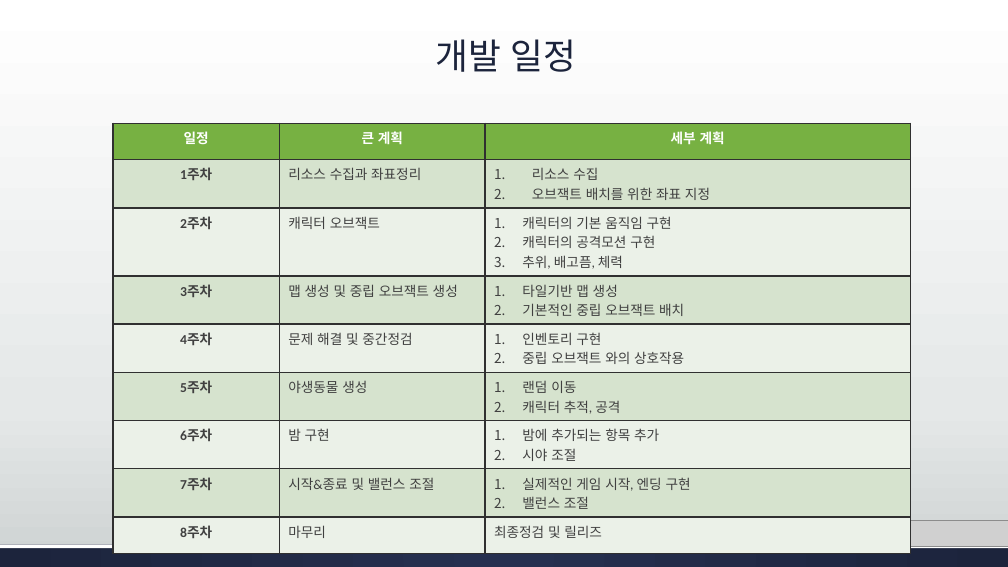
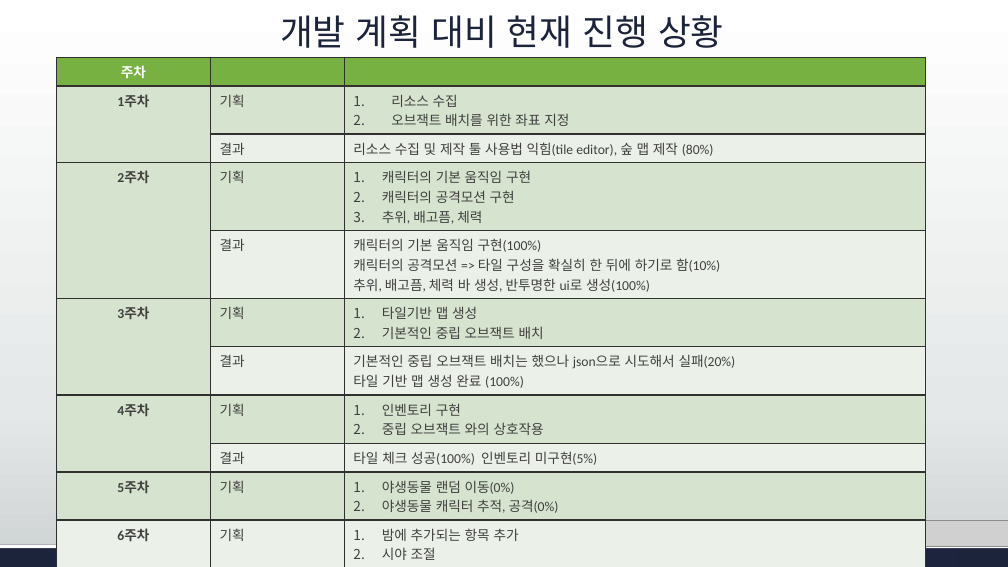
Before and after one commit to hong7760/2017_2DGP, a slide deck: slide 5 of 2012182039정홍래.pptx (slide 7 before the commit). Drawn at 1008x567 pixels with LibreOffice and Linux fonts; fonts in the diff are those of the drawing; grey boxes stand for pictures. Boxes give left, top, right and bottom in pixels: in the first picture for what was removed or moved away, otherwise in the second. Text is boxed around its words. In the diff, an @@ line names an element or a change of style, - is before the commit and + after.

```diff
--- a/2012182039정홍래.pptx
+++ b/2012182039정홍래.pptx
@@ title at bbox=[280, 15, 724, 48]: text changed @@
-개발 일정
+개발 계획 대비 현재 진행 상황
@@ table at bbox=[56, 57, 926, 567] @@
-row 1: 일정 | 큰 계획 | 세부 계획
-row 2: 1주차 | 리소스 수집과 좌표정리 | 리소스 수집 / 오브잭트 배치를 위한 좌표 지정
-row 3: 2주차 | 캐릭터 오브잭트 | 캐릭터의 기본 움직임 구현 / 캐릭터의 공격모션 구현 / 추위, 배고픔, 체력
-row 4: 3주차 | 맵 생성 및 중립 오브잭트 생성 | 타일기반 맵 생성 / 기본적인 중립 오브잭트 배치
-row 5: 4주차 | 문제 해결 및 중간정검 | 인벤토리 구현 / 중립 오브잭트 와의 상호작용
-row 6: 5주차 | 야생동물 생성 | 랜덤 이동 / 캐릭터 추적, 공격
-row 7: 6주차 | 밤 구현 | 밤에 추가되는 항목 추가 / 시야 조절
-row 8: 7주차 | 시작&종료 및 밸런스 조절 | 실제적인 게임 시작, 엔딩 구현 / 밸런스 조절
-row 9: 8주차 | 마무리 | 최종정검 및 릴리즈
+row 1: 주차 |  | 
+row 2: 1주차 | 기획 | 리소스 수집 / 오브잭트 배치를 위한 좌표 지정
+row 3:  | 결과 | 리소스 수집 및 제작 툴 사용법 익힘(tile editor), 숲 맵 제작 (80%)
+row 4: 2주차 | 기획 | 캐릭터의 기본 움직임 구현 / 캐릭터의 공격모션 구현 / 추위, 배고픔, 체력
+row 5:  | 결과 | 캐릭터의 기본 움직임 구현(100%) / 캐릭터의 공격모션 => 타일 구성을 확실히 한 뒤에 하기로 함(10%) / 추위, 배고픔, 체력 바 생성, 반투명한 ui로 생성(100%)
+row 6: 3주차 | 기획 | 타일기반 맵 생성 / 기본적인 중립 오브잭트 배치
+row 7:  | 결과 | 기본적인 중립 오브잭트 배치는 했으나 json으로 시도해서 실패(20%) / 타일 기반 맵 생성 완료 (100%)
+row 8: 4주차 | 기획 | 인벤토리 구현 / 중립 오브잭트 와의 상호작용
+row 9:  | 결과 | 타일 체크 성공(100%) 인벤토리 미구현(5%)
+row 10: 5주차 | 기획 | 야생동물 랜덤 이동(0%) / 야생동물 캐릭터 추적, 공격(0%)
+row 11: 6주차 | 기획 | 밤에 추가되는 항목 추가 / 시야 조절
+row 12: 7주차 | 기획 | 실제적인 게임 시작, 엔딩 구현 / 밸런스 조절
+row 13: 8주차 | 기획 | 최종정검 및 릴리즈
@@ table: place and size @@
-table at bbox=[113, 123, 910, 542]
+table at bbox=[56, 57, 926, 567]
```
Also in this commit, not shown: 1 other slide changed, 2 slides added, 5 slides removed, 14 other files.
